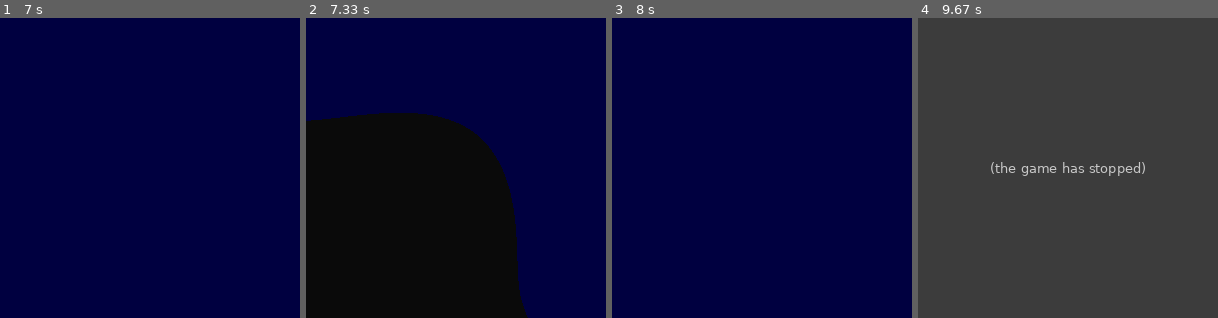
Above: before the commit, frames 1-4 (left to right).
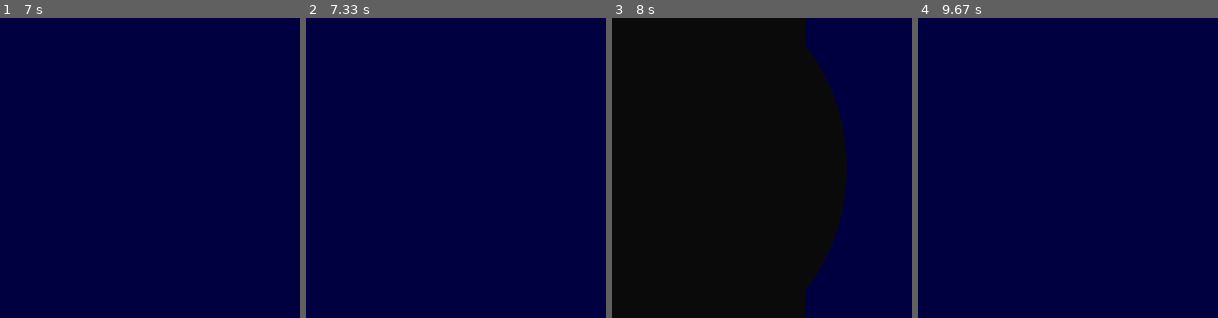
Above: after the commit, the same moments.

Repository: Distrotech/PyOpenGL
Game: pygame game, started from tests/test_core.py
Same seed, same stepped clock (60 frames per second), same inputs: the game is played once before the commit and once after it. The source is Python 2; it was converted automatically to run under Python 3.
Inputs:
- Up to frame 1 (7 s): no input
- Up to frame 2 (7.33 s): no input
- Up to frame 3 (8 s): no input
- Up to frame 4 (9.67 s): no input

Frame 1 is identical in both runs. In frame 2, 45% of the frame differs, in the area x 0-74%, y 31-100%; in frame 3, 72%; in frame 4, 100%, in the area x 0-100%, y 0-100%.
Before the commit the program exited at 9.65 s; later frames show no game.

Commit message:
SF#2829309 another test to attempt to isolate the problem

Diff:
--- a/tests/test_core.py
+++ b/tests/test_core.py
@@ -869,6 +869,35 @@
 		glPopName()
 		glPopName()
 		glRenderMode( GL_RENDER )
+	def test_glCallLists_twice2( self ):
+		glMatrixMode(GL_PROJECTION)
+		glLoadIdentity()
+		gluPerspective(40.0, 1.0, 1.0, 10.0)
+		glTranslatef (0, 0, -3)
+		first = glGenLists( 2 )
+		second = first+1
+
+		glMatrixMode (GL_MODELVIEW)
+		glLoadIdentity ()
+		glNewList(first, GL_COMPILE_AND_EXECUTE)
+		glInitNames ()
+		glCallLists([second]) # replace with gCallList(2)
+		#glCallList(second)
+		glEndList ()
+
+		glNewList(second, GL_COMPILE)
+		glPushName (1)
+		glBegin (GL_POINTS)
+		glVertex3f (0, 0, 0)
+		glEnd ()
+		glPopName ()
+		glEndList ()
+
+		glSelectBuffer (100)
+		glRenderMode (GL_SELECT)
+		glCallList(1)
+		records = glRenderMode (GL_RENDER),
+		assert records == ([],), records
 
 if __name__ == "__main__":
 	unittest.main()
